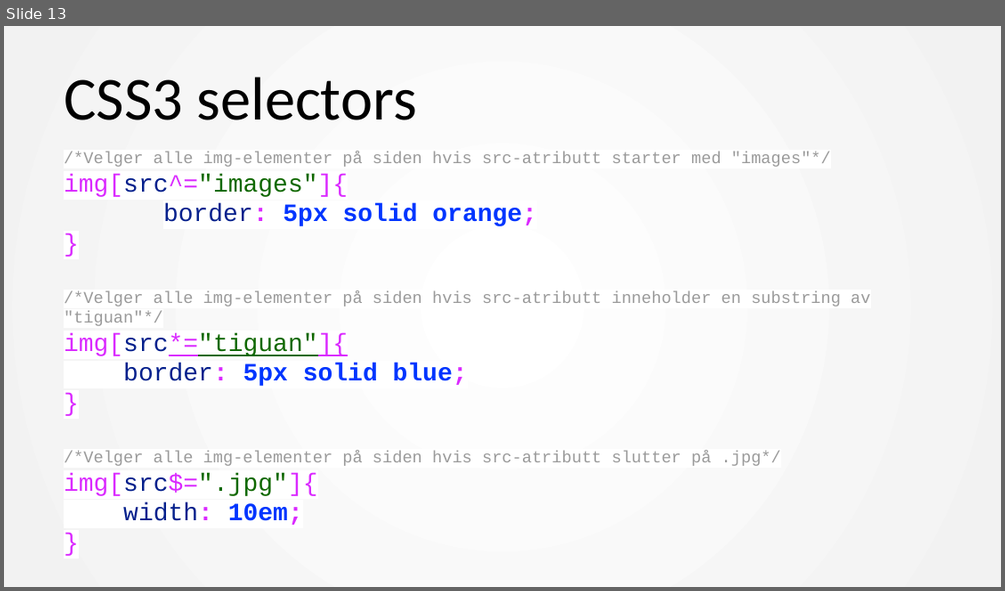
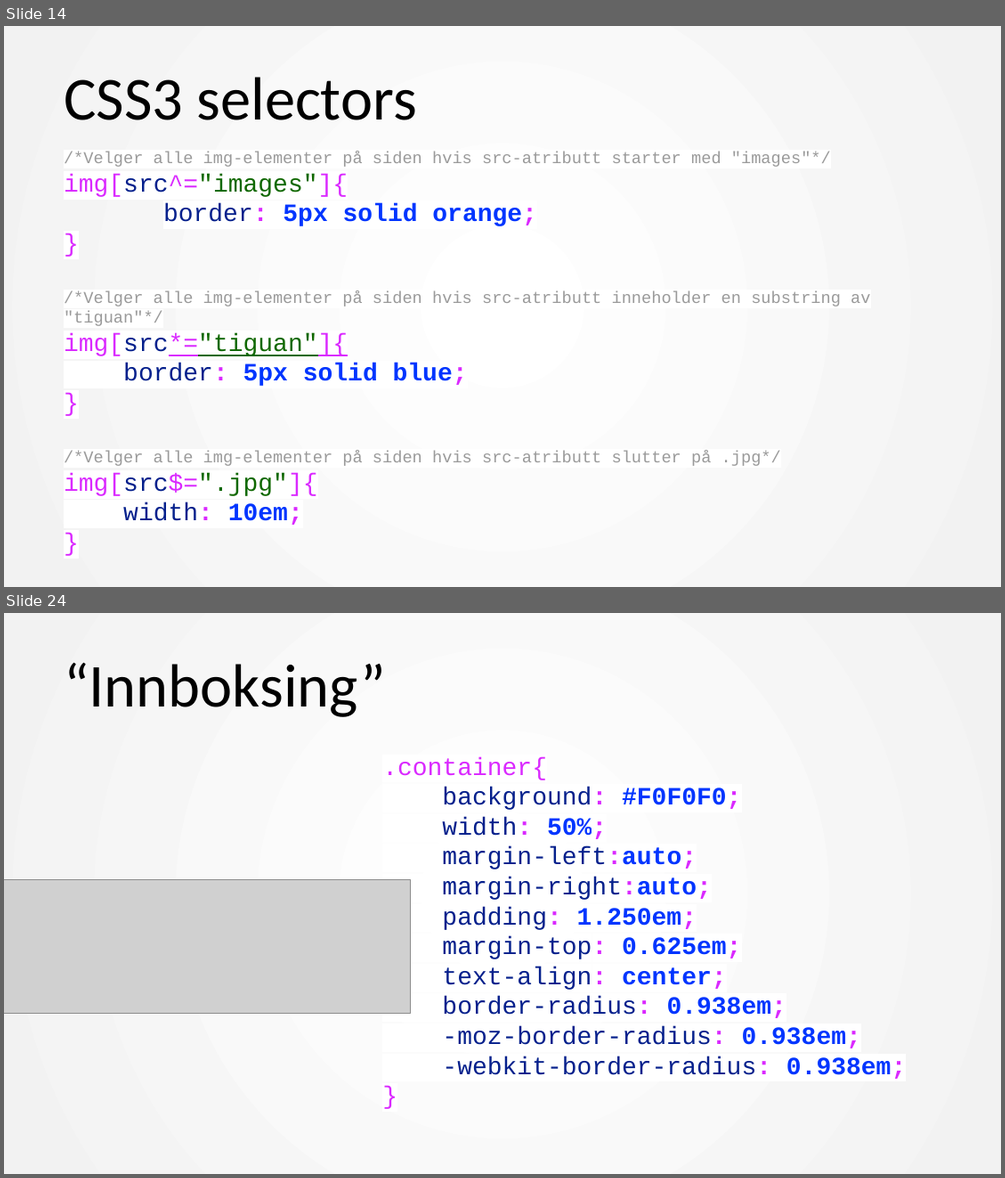
Before and after one commit to mesan/css-kurs, a slide deck: Foiler/1. CSS basic.pptx. Shown one above the other, each under a label of ours: slide 13 before the commit, slides 14 and 24 after it; the slides between them are not shown. The pictures are 1005x591 and 1005x1178 pixels, drawn with LibreOffice and Linux fonts; fonts in the diff are those of the drawing; grey boxes stand for pictures. Boxes give left, top, right and bottom in pixels: in the first picture for what was removed or moved away, otherwise in the second. Text is boxed around its words. In the diff, an @@ line names an element or a change of style, - is before the commit and + after.

```diff
--- a/Foiler/1. CSS basic.pptx
+++ b/Foiler/1. CSS basic.pptx
@@ slide 24 added at [4, 613, 1001, 1174], background #FFFFFF; not listed: 1 template element that a slide beside it also shows @@
@@ title added at [64, 662, 386, 717], 44 pt, text #000000 @@
+“Innboksing”
@@ text added at [382, 757, 906, 1078], 18 pt, text #05208C @@
+.container{
+background: #F0F0F0;
+width: 50%;
+margin-left:auto;
+margin-right:auto;
+padding: 1.250em;
+margin-top: 0.625em;
+text-align: center;
+border-radius: 0.938em;
+-moz-border-radius: 0.938em;
+-webkit-border-radius: 0.938em;
+}
@@ picture added at [4, 879, 410, 1013] @@
@@ what was slide 13 is now slide 14 @@
```
Also in this commit, not shown: 11 slides changed, 11 other slides added, 7 slides removed, 4 other files.
